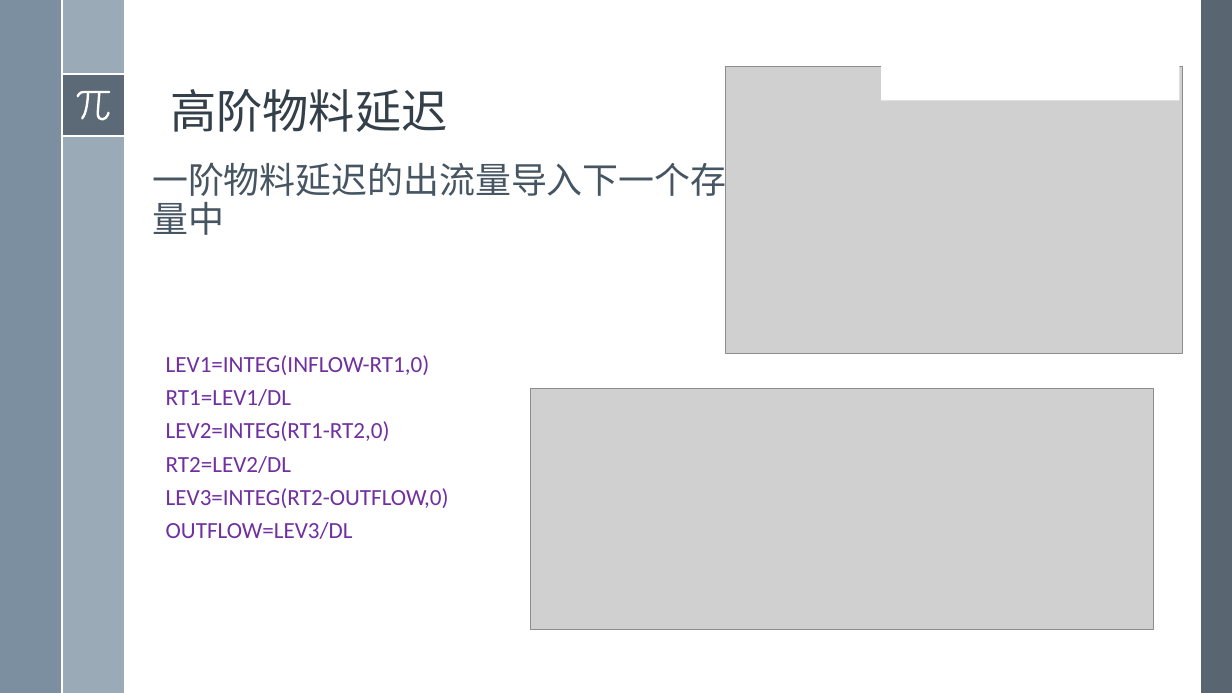
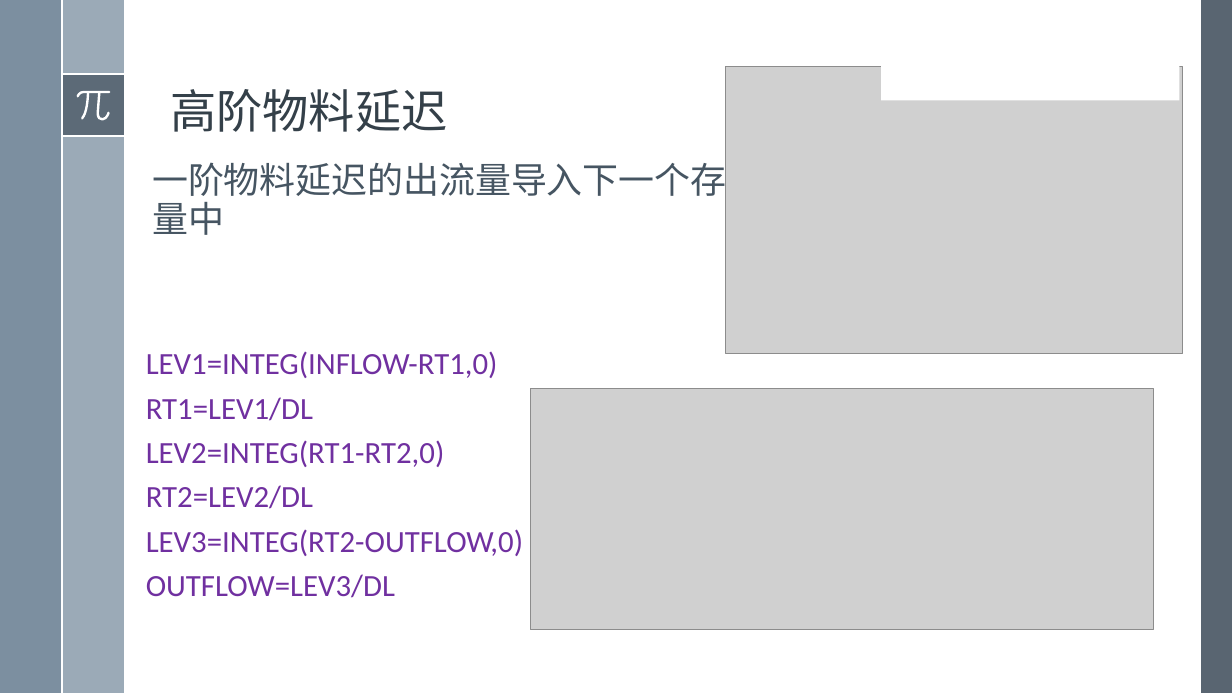
Before and after one commit to exoplanetX/SystemDynamics, a slide deck: slide 11 of 2019系统仿真-13- 延迟原理(编写中).pptx. Drawn at 1232x693 pixels with LibreOffice and Linux fonts; fonts in the diff are those of the drawing; grey boxes stand for pictures. Boxes give left, top, right and bottom in pixels: in the first picture for what was removed or moved away, otherwise in the second. Text is boxed around its words. In the diff, an @@ line names an element or a change of style, - is before the commit and + after.

```diff
--- a/2019系统仿真-13- 延迟原理(编写中).pptx
+++ b/2019系统仿真-13- 延迟原理(编写中).pptx
@@ text "LEV1=INTEG(INFLOW-RT1,0)": place and size @@
-text "LEV1=INTEG(INFLOW-RT1,0)" at bbox=[166, 355, 449, 539]
+text "LEV1=INTEG(INFLOW-RT1,0)" at bbox=[146, 351, 523, 598]
@@ text "LEV1=INTEG(INFLOW-RT1,0)" at bbox=[146, 351, 523, 598]: size 18 to 24 pt @@
```
Also in this commit, not shown: 4 other slides changed.
